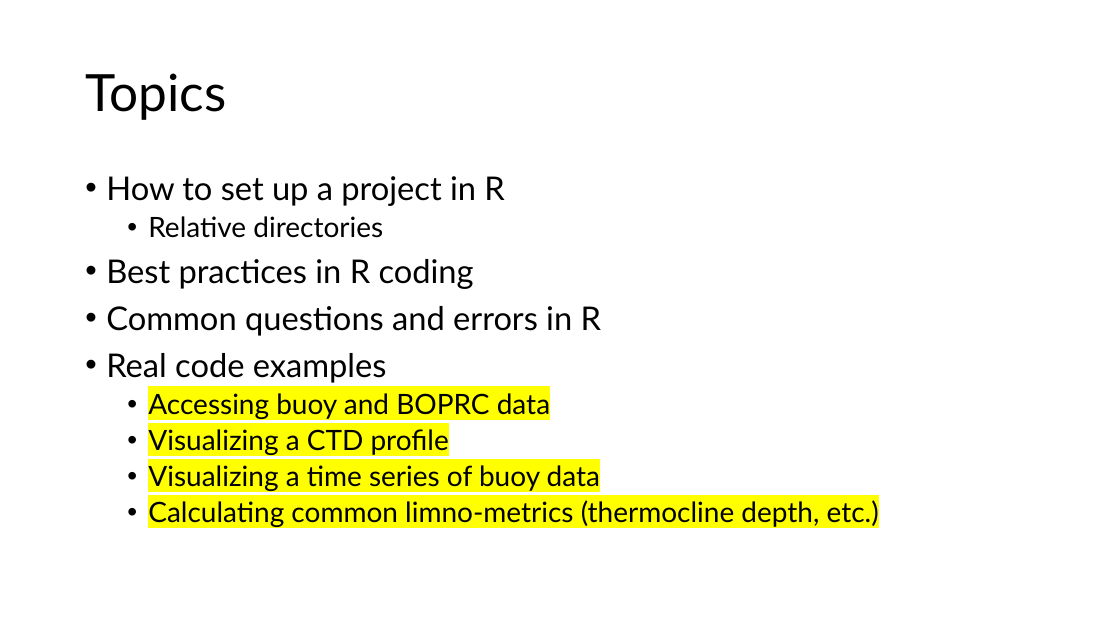
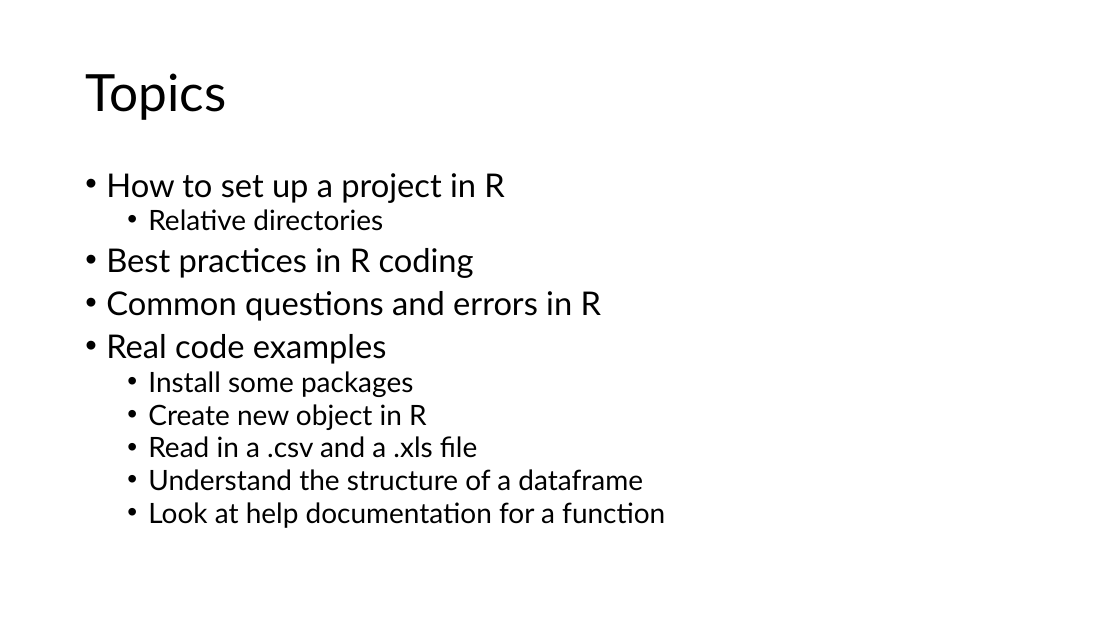
Before and after one commit to wwoelmer/BOPRC_1_R_Fundamentals, a slide deck: slide 2 of Introduction to R Workshop 1.pptx. Drawn at 1120x630 pixels with LibreOffice and Linux fonts; fonts in the diff are those of the drawing. Boxes give left, top, right and bottom in pixels: in the first picture for what was removed or moved away, otherwise in the second. Text is boxed around its words. In the diff, an @@ line names an element or a change of style, - is before the commit and + after.

Commit message:
update slides

```diff
--- a/Introduction to R Workshop 1.pptx
+++ b/Introduction to R Workshop 1.pptx
@@ text at (106, 173, 601, 364): line spacing 0.9 to 0.8 @@
@@ text at (148, 371, 665, 528): text changed @@
-  • Accessing buoy and BOPRC data
-  • Visualizing a CTD profile
-  • Visualizing a time series of buoy data
-  • Calculating common limno-metrics (thermocline depth, etc.)
+  • Install some packages
+  • Create new object in R
+  • Read in a .csv and a .xls file
+  • Understand the structure of a dataframe
+  • Look at help documentation for a function
```
Also in this commit, not shown: 1 other slide changed, 1 slide added, 1 slide removed.
